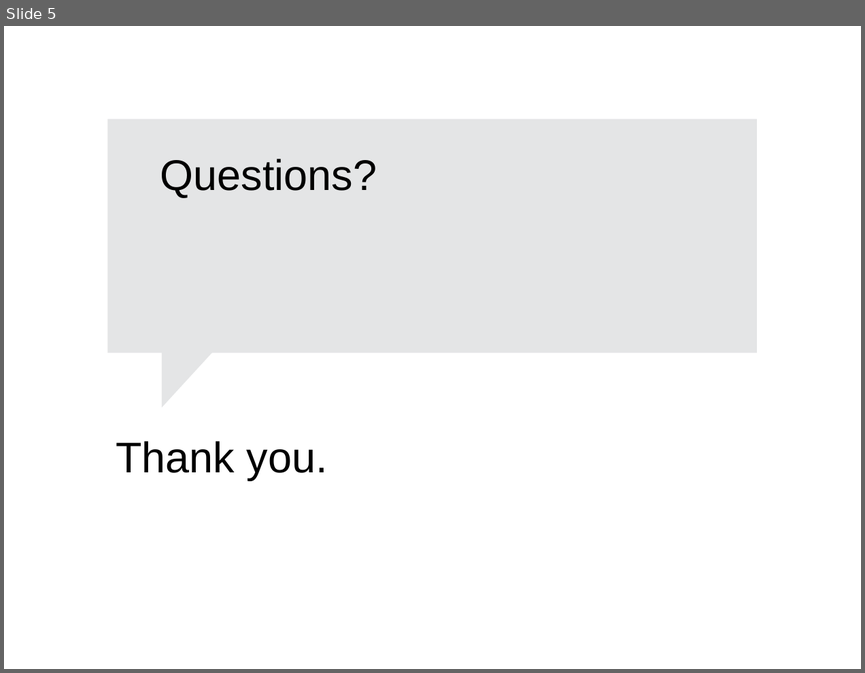
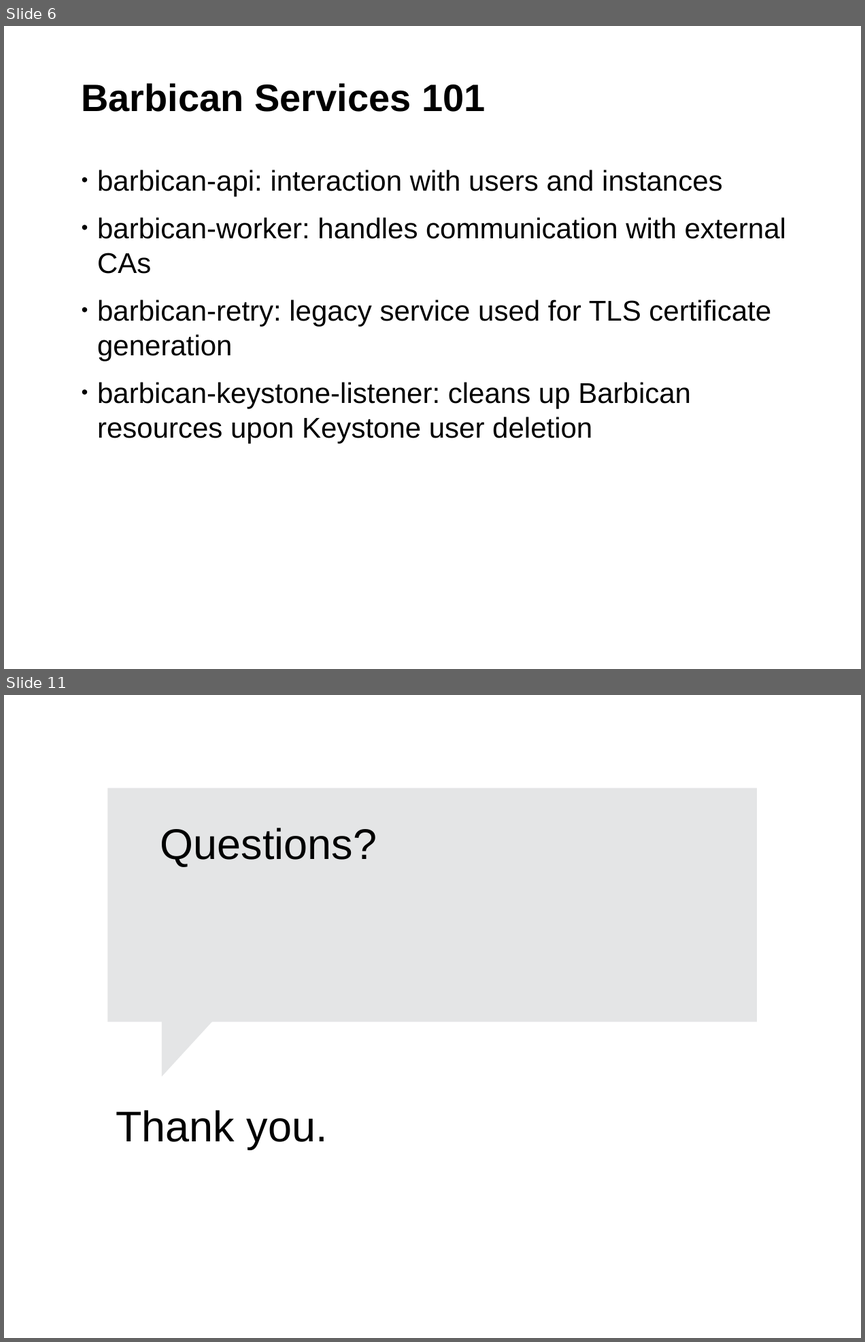
Before and after one commit to sayalilunkad/openstack-barcelona, a slide deck: hiding-in-the-clouds_secret-management-with-openstack-barbican/presentation.odp. Shown one above the other, each under a label of ours: slide 5 before the commit, slides 6 and 11 after it; the slides between them are not shown. The pictures are 865x673 and 865x1342 pixels, drawn with LibreOffice and Linux fonts; fonts in the diff are those of the drawing; background and template pictures are left out. Boxes give left, top, right and bottom in pixels: in the first picture for what was removed or moved away, otherwise in the second. Text is boxed around its words. In the diff, an @@ line names an element or a change of style, - is before the commit and + after.

```diff
--- a/hiding-in-the-clouds_secret-management-with-openstack-barbican/presentation.odp
+++ b/hiding-in-the-clouds_secret-management-with-openstack-barbican/presentation.odp
@@ slide 6 added at [4,26,861,669], background #FFFFFF; not listed: 1 template element that a slide beside it also shows @@
@@ title added at [81,83,485,112], 32 pt, text #000000, bold @@
+Barbican Services 101
@@ text added at [97,169,786,443], 24 pt, text #000000 @@
+• barbican-api: interaction with users and instances
+• barbican-worker: handles communication with external CAs
+• barbican-retry: legacy service used for TLS certificate generation
+• barbican-keystone-listener: cleans up Barbican resources upon Keystone user deletion
@@ what was slide 5 is now slide 11 @@
```
Also in this commit, not shown: 1 slide changed, 7 other slides added, 2 slides removed.
